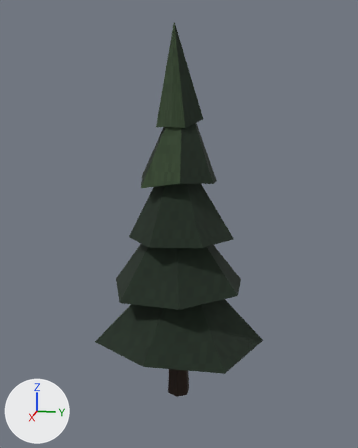
The glTF model assets/scenery/tree_pine_tall.glb: old version first, new version second.
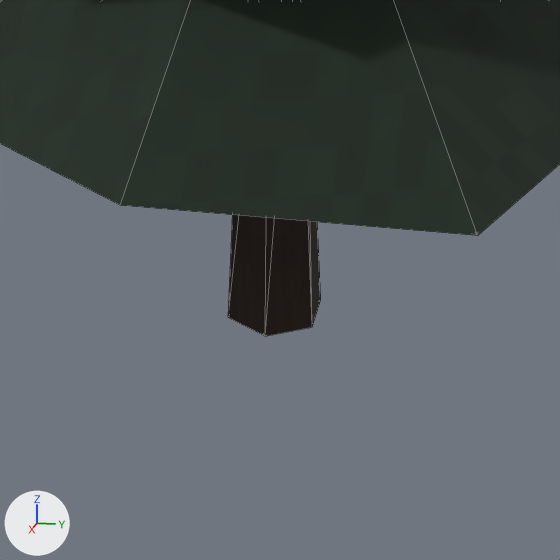
Each version appears first whole from a 50 mm camera at (10.14, 2.04, 6.53) aimed at (-0.08, -0.01, 3.98), and next in a close-up on the part from 32% to 68% of the width and 71% to 100% of the height. Every picture has the same lights, and +X, +Y and +Z are marked at lower left. The first two pictures are the older version. The close-ups show mesh edges as thin lines. Vertices at exactly the same position are counted once.

The first close-up shows 'tree_pine_tall'.
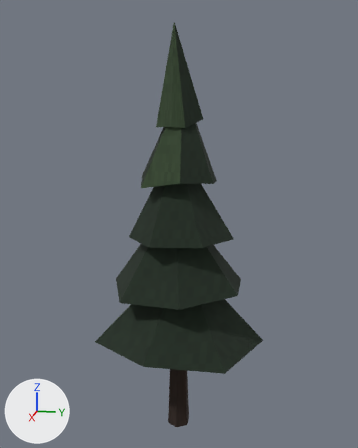
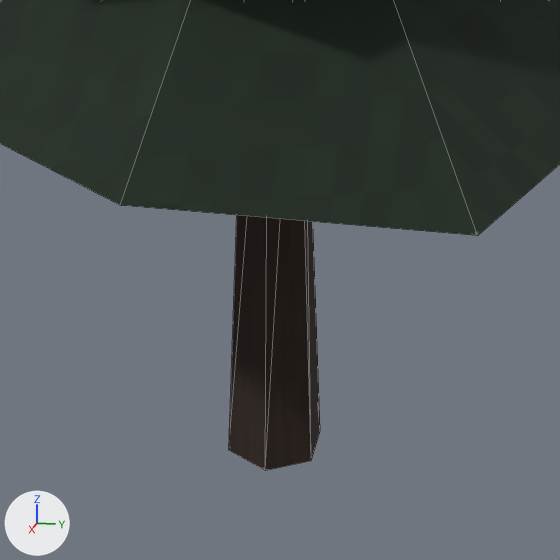
The newer file is also turned or shifted as a whole; pictures and numbers use the older file's frame.

The change in detail:
me_tree_pine_tall is used by ob_tree_pine_tall; location (0.0, 0.0, 0.0).
me_tree_pine_tall had 52 vertices, 80 faces and spanned x -1.81..1.79, y -1.7..1.89, z 0.0..8.06.
me_tree_pine_tall now has 52 vertices, 80 faces and spans x -1.81..1.79, y -1.7..1.89, z -0.8..8.06.
me_tree_pine_tall part 1: the loose piece of 12 vertices spanning x -0.26..0.26, y -0.23..0.23, z 0.0..2.2 is scaled about its middle by (0.983, 0.983, 1.36), then moved by (0.0, 0.0, -0.4).

Where the change shows, as pixel boxes [x1, y1, x2, y2] in the close-ups (560 x 560 px; the box of a moved part takes in the faces that stretch with it):
'tree_pine_tall', reshaped
    before: [0, 0, 560, 336]
    after: [0, 0, 560, 470]
part 1 of me_tree_pine_tall, moved or reshaped
    before: [228, 215, 321, 336]
    after: [229, 215, 320, 470]
